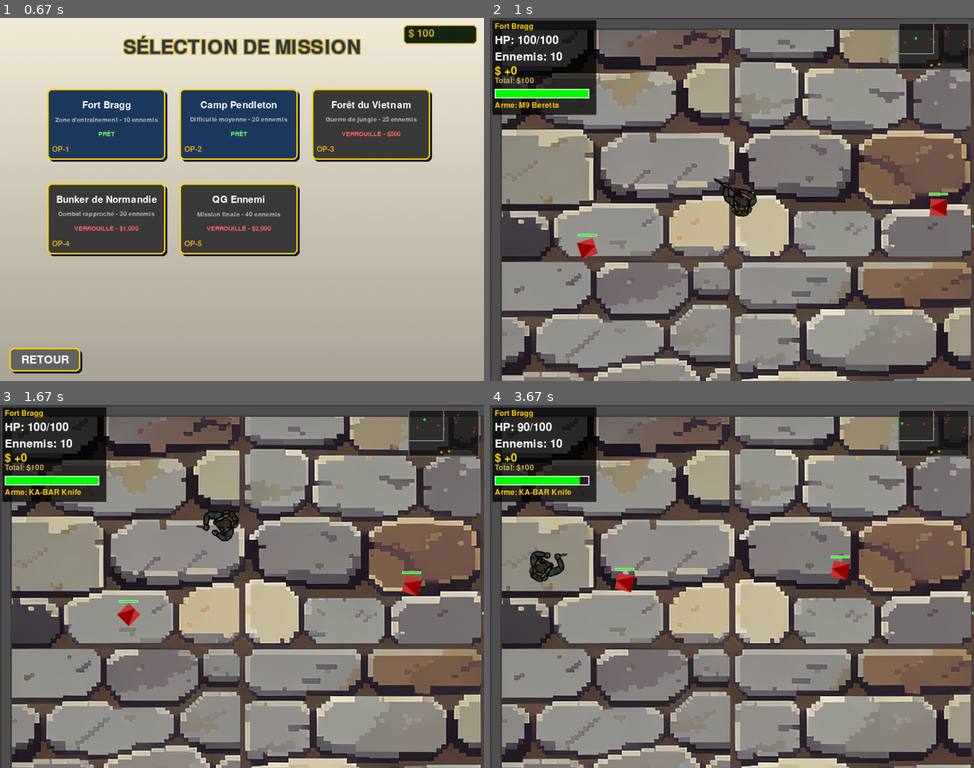
Above: before the commit, frames 1-4 (two rows, left to right).
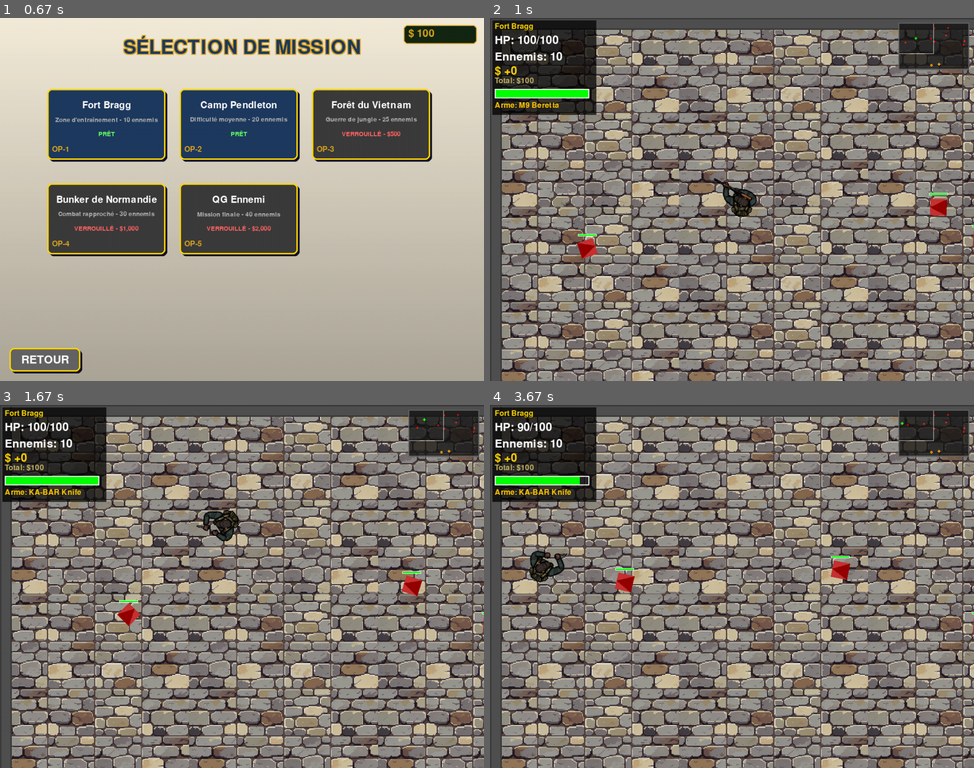
Above: after the commit, the same moments.

Repository: drysf/pygame_project
Game: pygame game, started from main.py
Two runs of this game, one before a commit and one after it. Both use one fixed random seed, a clock stepped at 60 frames per second and the inputs below.
Inputs (mouse positions are in pixels of both pictures, inside the frame that each line leads up to):
- Up to frame 1 (0.67 s): tap Enter at 0.33 s
- Up to frame 2 (1 s): click "Fort Bragg" at 0.72 s
- Up to frame 3 (1.67 s): hold Up 1-1.47 s; move the mouse to (396, 575) at 1.03 s; hold Left from 1.5 s (still down); move the mouse to (91, 532) at 1.53 s; tap 2 at 1.65 s
- Up to frame 4 (3.67 s): release Left at 1.97 s; click (911, 713) at 2.05 s; hold Left 2.33-2.87 s; click (790, 619) at 2.42 s; hold Down 2.9-3.2 s; click (606, 452) at 2.98 s; tap 2 at 3.05 s; hold Left 3.23-3.63 s; click (741, 463) at 3.32 s

Frame 1 is identical in both runs. In frame 2, 66% of the frame differs, in the area x 2-100%, y 3-100%; in frame 3, 66%; in frame 4, 66%.

Commit message:
Redimensionnement image sol

Diff:
--- a/level_manager.py
+++ b/level_manager.py
@@ -70,13 +70,18 @@
         """Retourne les zones où les ennemis peuvent spawn"""
         return [(100, 100, self.map_width - 200, self.map_height - 200)]
 
-    def _load_ground_image(self, level_number):
-        """Charge l'image du sol pour un niveau spécifique"""
+    def _load_ground_image(self, level_number, tile_size=400):
+        """Charge l'image du sol pour un niveau spécifique et la redimensionne"""
         try:
             asset_path = os.path.join("assets", "Environnement", "Sol", f"sol{level_number}.png")
             if os.path.exists(asset_path):
-                self.ground_image = pygame.image.load(asset_path).convert()
-                print(f"✓ Sol niveau {level_number} chargé: {asset_path}")
+                # Charger l'image originale
+                original_image = pygame.image.load(asset_path).convert()
+
+                # Redimensionner l'image pour créer une tuile
+                self.ground_image = pygame.transform.scale(original_image, (tile_size, tile_size))
+
+                print(f"✓ Sol niveau {level_number} chargé et redimensionné à {tile_size}x{tile_size}: {asset_path}")
             else:
                 print(f"✗ Image de sol non trouvée: {asset_path}")
         except Exception as e:
